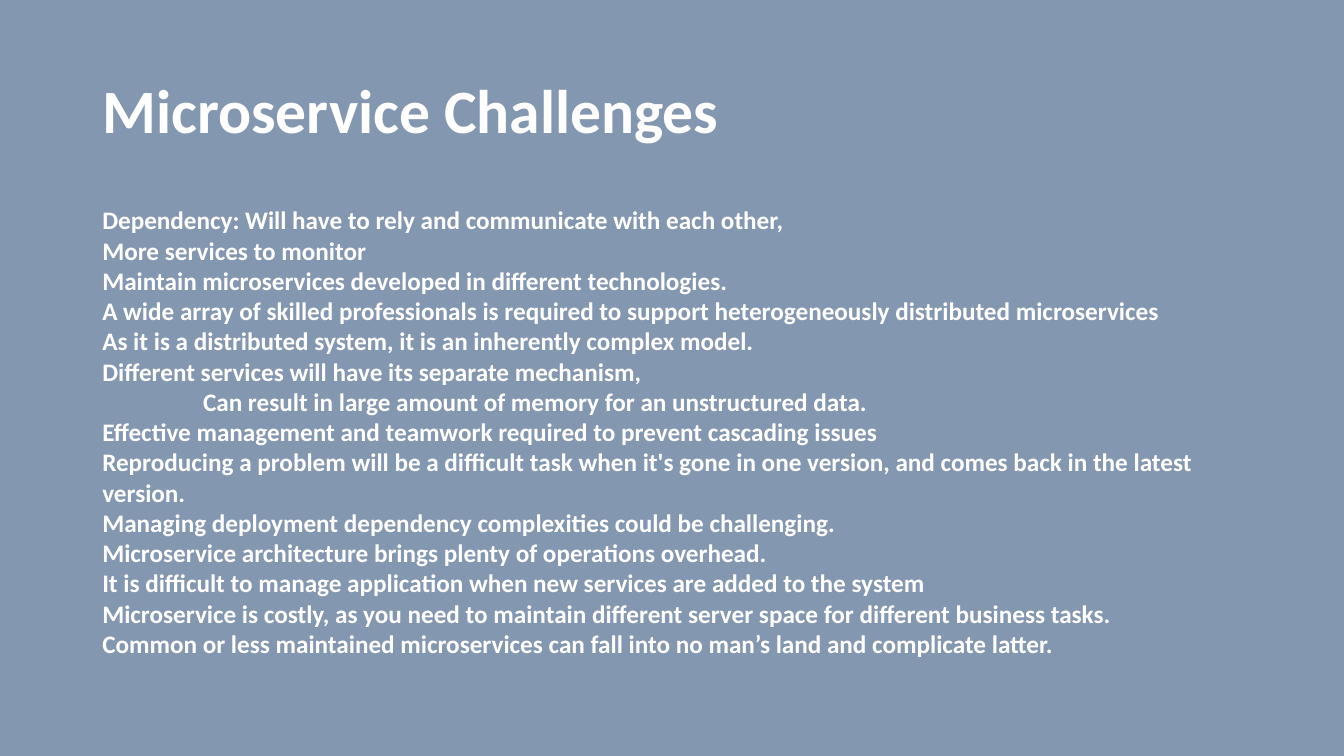
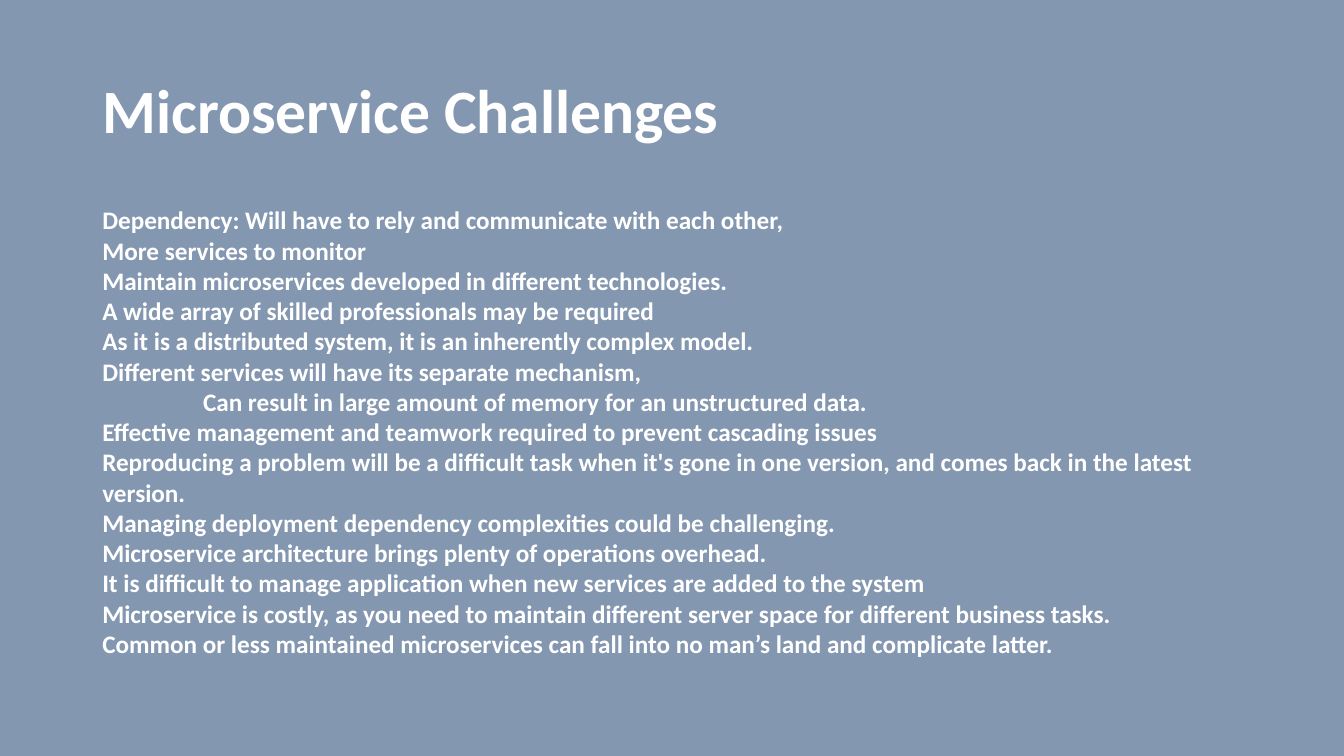
Before and after one commit to vilasvarghese/microservices, a slide deck: slide 21 of training/day1/1MicroservicesDay1.pptx (slide 23 before the commit). Drawn at 1344x756 pixels with LibreOffice and Linux fonts; fonts in the diff are those of the drawing. Boxes give left, top, right and bottom in pixels: in the first picture for what was removed or moved away, otherwise in the second. Text is boxed around its words. In the diff, an @@ line names an element or a change of style, - is before the commit and + after.

```diff
--- a/training/day1/1MicroservicesDay1.pptx
+++ b/training/day1/1MicroservicesDay1.pptx
@@ text at (102, 302, 653, 324): text changed @@
-A wide array of skilled professionals is required to support heterogeneously distributed microservices
+A wide array of skilled professionals may be required
```
Also in this commit, not shown: 11 other slides changed, 2 slides added, 2 slides removed, 15 other files.
